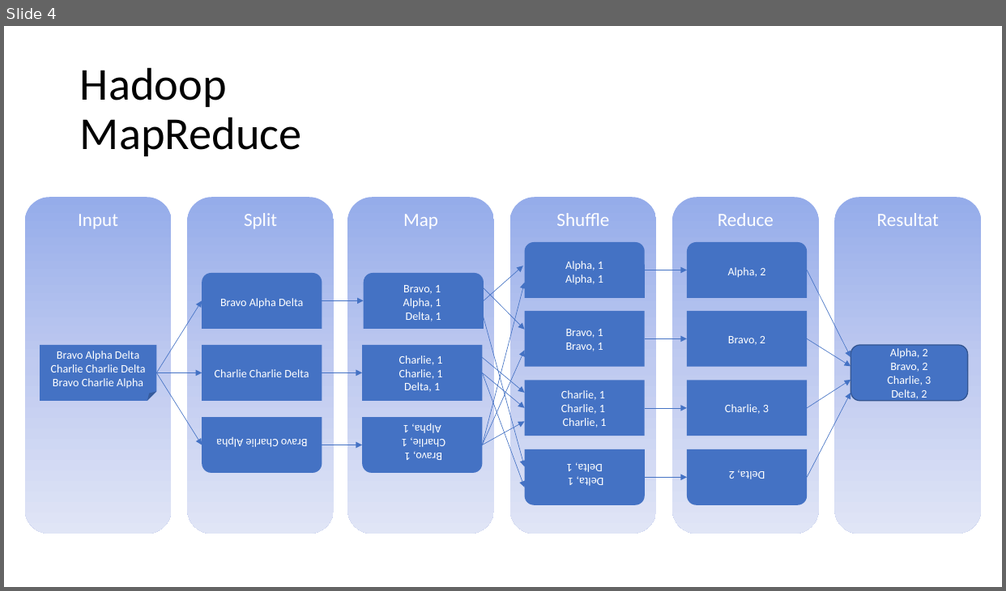
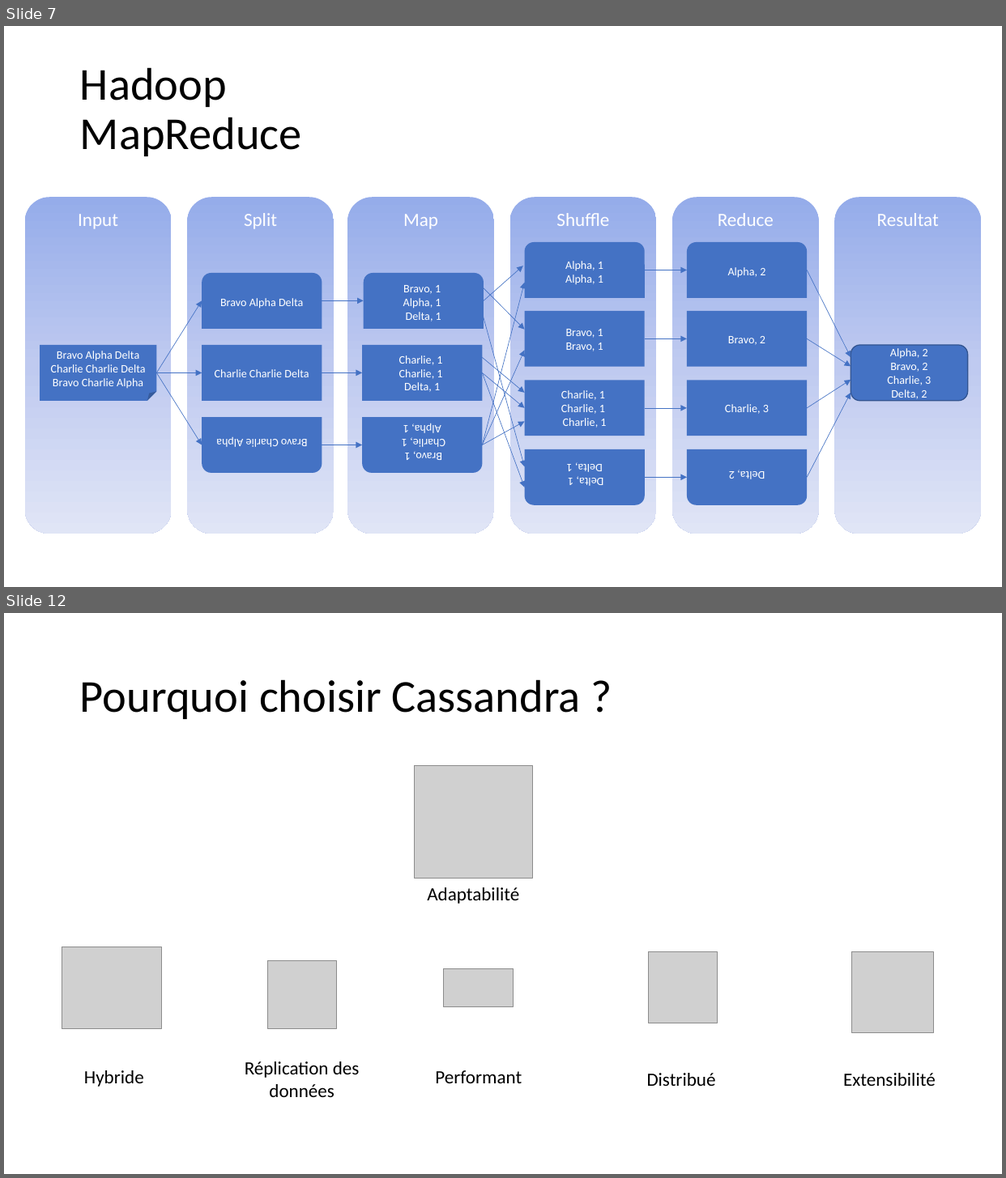
Before and after one commit to matritz-pro/share, a slide deck: topics/Data/bd/hadoop_cassandra/Hadoop_Cassandra.pptx. Shown one above the other, each under a label of ours: slide 4 before the commit, slides 7 and 12 after it; the slides between them are not shown. The pictures are 1006x591 and 1006x1178 pixels, drawn with LibreOffice and Linux fonts; fonts in the diff are those of the drawing; grey boxes stand for pictures. Boxes give left, top, right and bottom in pixels: in the first picture for what was removed or moved away, otherwise in the second. Text is boxed around its words. In the diff, an @@ line names an element or a change of style, - is before the commit and + after.

```diff
--- a/topics/Data/bd/hadoop_cassandra/Hadoop_Cassandra.pptx
+++ b/topics/Data/bd/hadoop_cassandra/Hadoop_Cassandra.pptx
@@ slide 12 added at [4,613,1002,1174], background #FFFFFF @@
@@ title added at [80,679,581,719], 44 pt, text #000000 @@
+Pourquoi choisir Cassandra ?
@@ picture added at [414,766,532,878] @@
@@ text added at [427,888,519,904], 18 pt, text #000000 @@
+Adaptabilité
@@ picture added at [62,947,161,1029] @@
@@ picture added at [649,952,718,1024] @@
@@ picture added at [851,952,933,1033] @@
@@ picture added at [267,961,336,1029] @@
@@ picture added at [444,969,513,1007] @@
@@ text added at [84,1071,144,1087], 18 pt, text #000000 @@
+Hybride
@@ text added at [245,1062,360,1097], 18 pt, text #000000 @@
+Réplication des données
@@ text added at [435,1071,522,1084], 18 pt, text #000000 @@
+Performant
@@ text added at [647,1073,716,1086], 18 pt, text #000000 @@
+Distribué
@@ text added at [843,1073,936,1086], 18 pt, text #000000 @@
+Extensibilité
@@ what was slide 4 is now slide 7 @@
```
Also in this commit, not shown: 3 slides changed, 10 other slides added, 1 slide removed, 20 other files.
